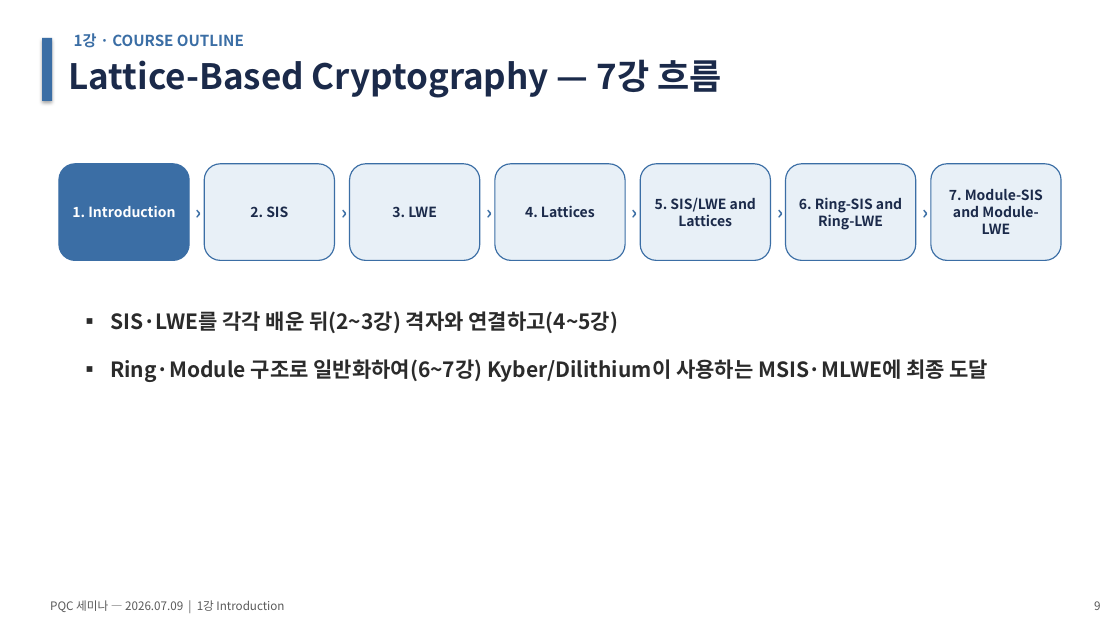
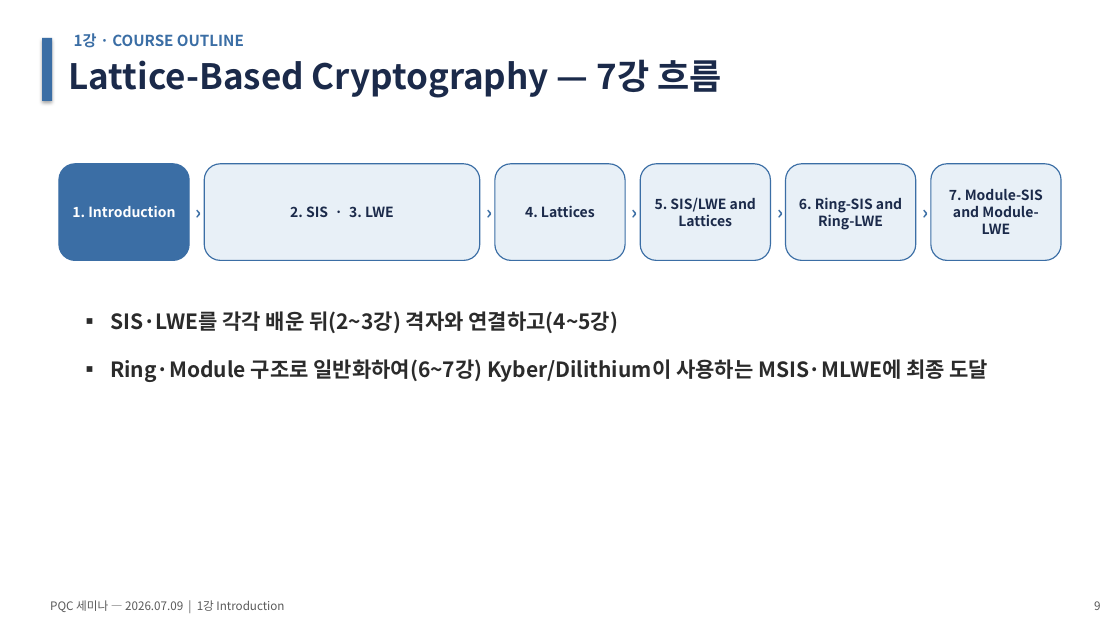
Before and after one commit to giyuubin/PQC, a slide deck: slide 9 of presentation/0709_세미나_발표자료_초안.pptx. Drawn at 1120x630 pixels with LibreOffice and Linux fonts; fonts in the diff are those of the drawing. Boxes give left, top, right and bottom in pixels: in the first picture for what was removed or moved away, otherwise in the second. Text is boxed around its words. In the diff, an @@ line names an element or a change of style, - is before the commit and + after.

```diff
--- a/presentation/0709_세미나_발표자료_초안.pptx
+++ b/presentation/0709_세미나_발표자료_초안.pptx
@@ rounded rectangle "2. SIS · 3. LWE": place and size @@
-rounded rectangle "2. SIS · 3. LWE" at [204,164,334,260]
+rounded rectangle "2. SIS · 3. LWE" at [204,164,480,260]
@@ text removed at [334,164,350,260] @@
-›
@@ rounded rectangle removed at [350,164,480,260] @@
-3. LWE
@@ text in rounded rectangle at [290,206,394,217]: text changed @@
-2. SIS
+2. SIS · 3. LWE
```
Also in this commit, not shown: 1 other slide changed, 1 other file.
